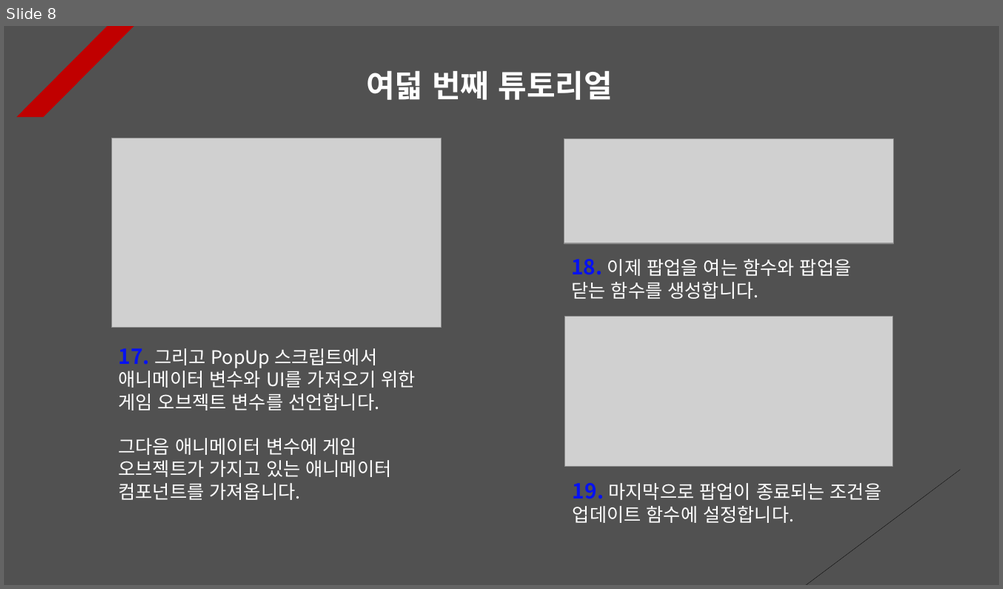
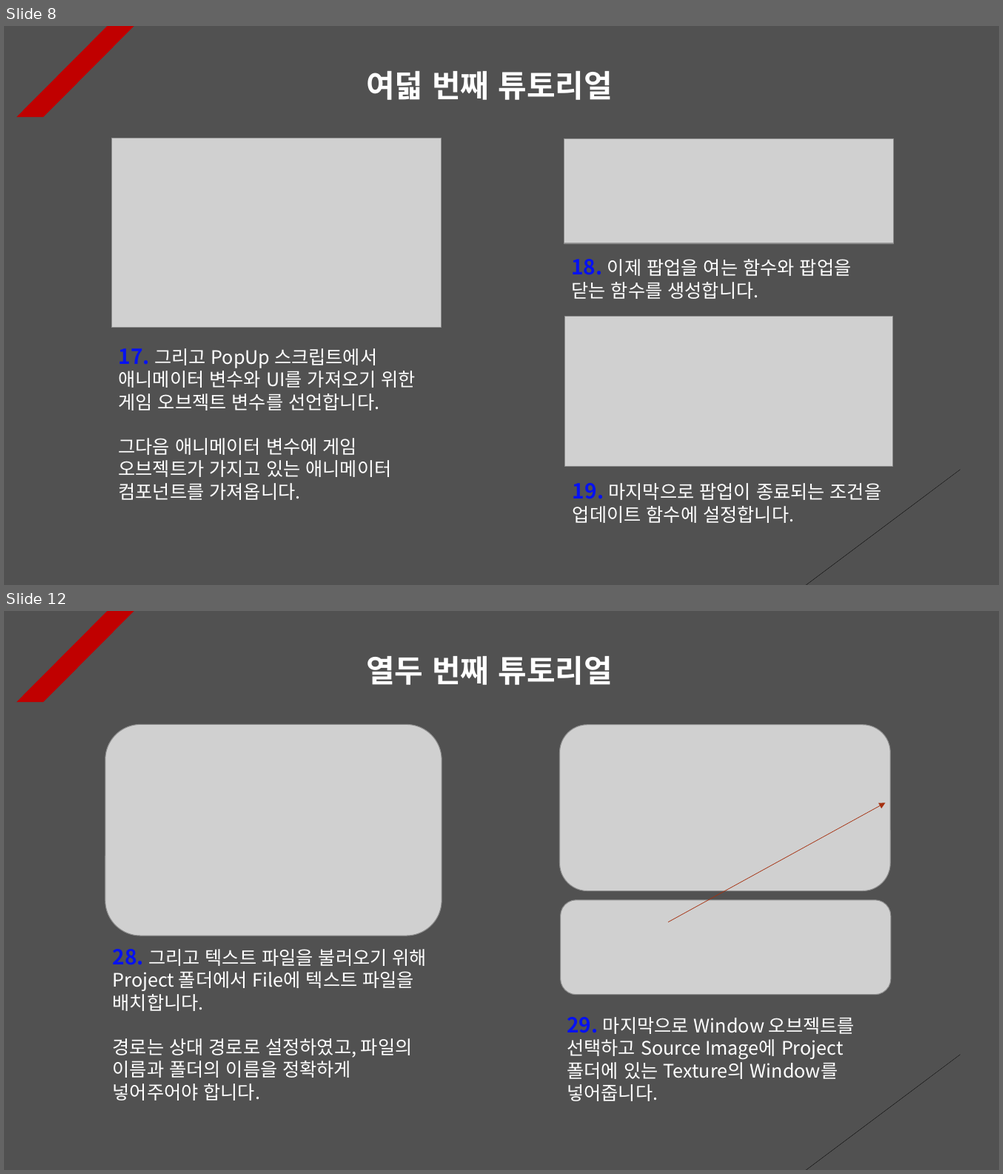
Before and after one commit to Unity2033/3D-UnityEngine, a slide deck: Assets/Class/Animation Clip/PPT Data/Animation Clip Example.pptx. Shown one above the other, each under a label of ours: slide 8 before the commit, slides 8 and 12 after it; the slides between them are not shown. The pictures are 1003x589 and 1003x1174 pixels, drawn with LibreOffice and Linux fonts; fonts in the diff are those of the drawing; grey boxes stand for pictures. Boxes give left, top, right and bottom in pixels: in the first picture for what was removed or moved away, otherwise in the second. Text is boxed around its words. In the diff, an @@ line names an element or a change of style, - is before the commit and + after.

```diff
--- a/Assets/Class/Animation Clip/PPT Data/Animation Clip Example.pptx
+++ b/Assets/Class/Animation Clip/PPT Data/Animation Clip Example.pptx
@@ slide 12 added at box(4, 611, 999, 1170), background #515151; not listed: 2 template elements that a slide beside it also shows @@
@@ text added at box(366, 656, 612, 685), 30 pt, text #FFFFFF, bold @@
+열두 번째 튜토리얼
@@ picture added at box(105, 724, 442, 936) @@
@@ picture added at box(560, 724, 891, 891) @@
@@ arrow added from (668, 922) to (885, 803), #A5300F 0.5 pt dashed @@
@@ picture added at box(560, 900, 891, 995) @@
@@ text added at box(113, 949, 427, 1101), 18 pt, text #FFFFFF @@
+28. 그리고 텍스트 파일을 불러오기 위해 Project 폴더에서 File에 텍스트 파일을 배치합니다.
+경로는 상대 경로로 설정하였고, 파일의 이름과 폴더의 이름을 정확하게 넣어주어야 합니다.
@@ text added at box(566, 1017, 854, 1102), 18 pt, text #FFFFFF @@
+29. 마지막으로 Window 오브젝트를 선택하고 Source Image에 Project 폴더에 있는 Texture의 Window를 넣어줍니다.
```
Also in this commit, not shown: 1 slide changed, 2 other slides added, 22 other files.
